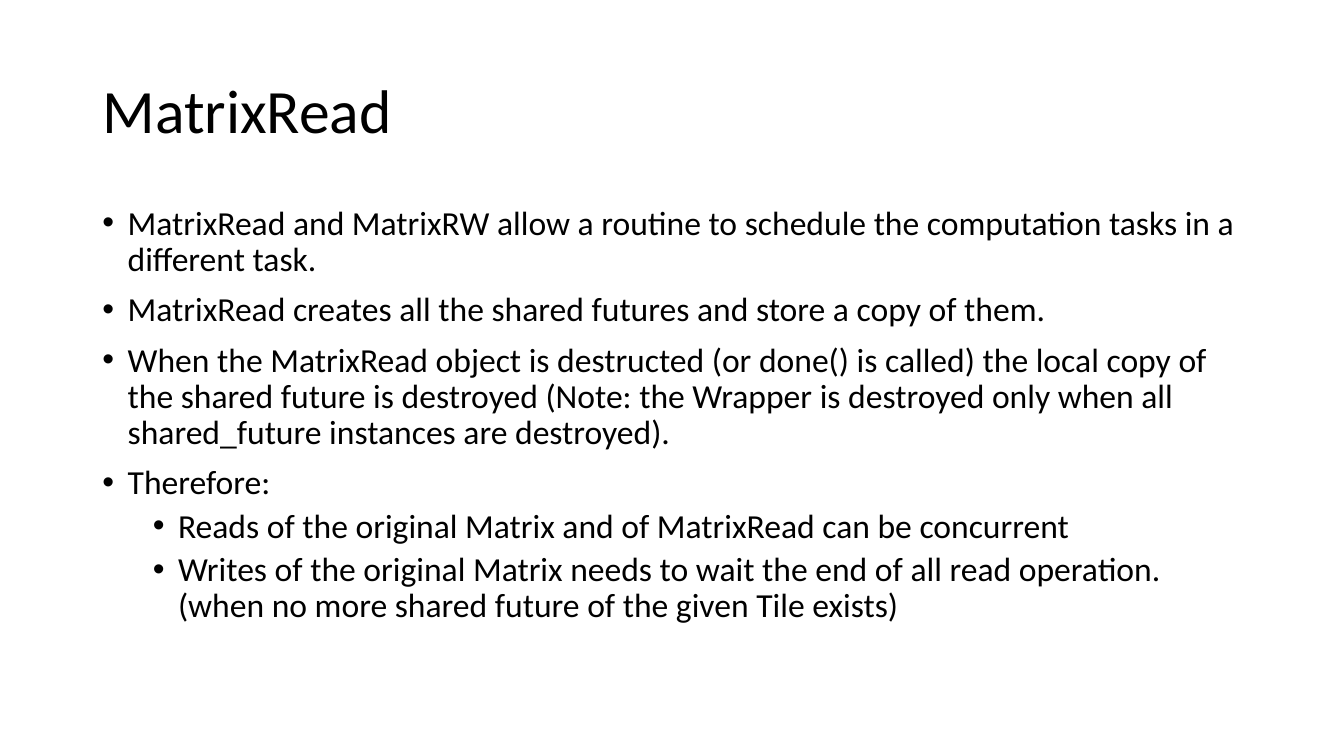
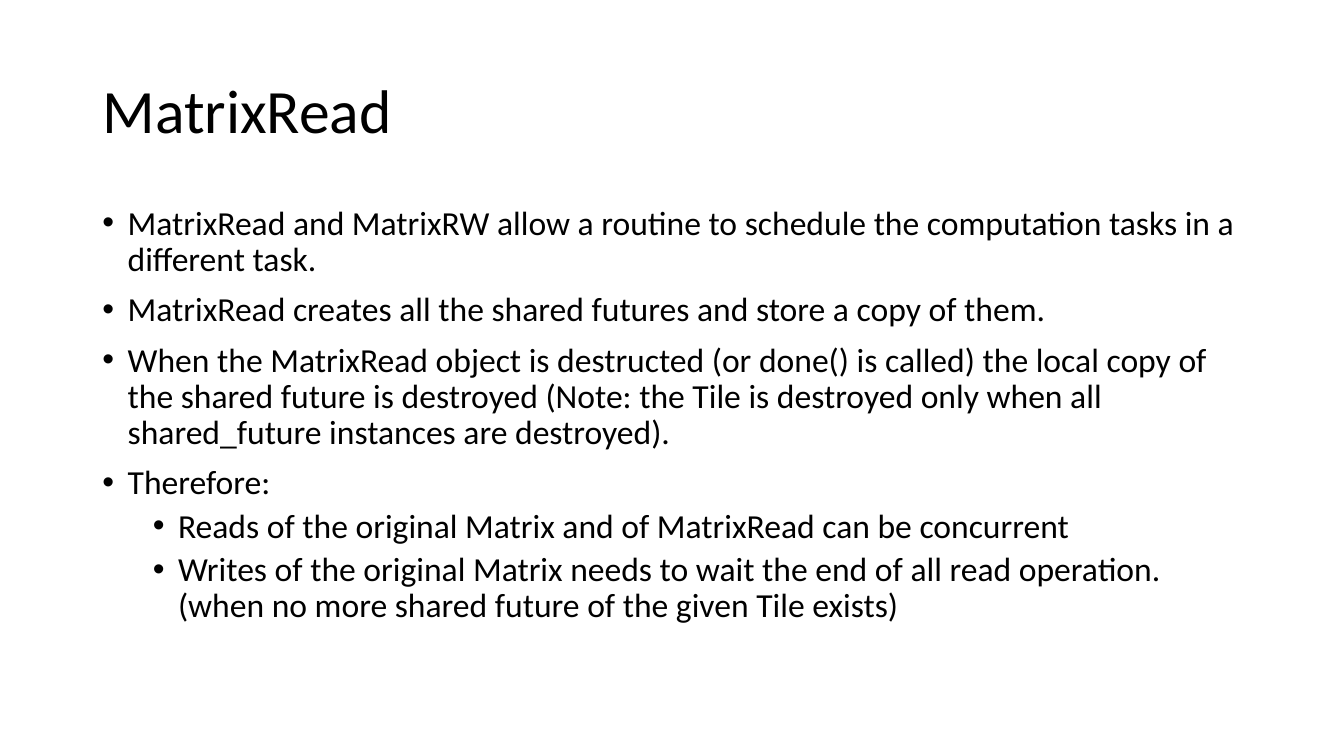
Before and after one commit to eth-cscs/DLA-Future, a slide deck: slide 12 of misc/code.pptx. Drawn at 1344x756 pixels with LibreOffice and Linux fonts; fonts in the diff are those of the drawing. Boxes give left, top, right and bottom in pixels: in the first picture for what was removed or moved away, otherwise in the second. Text is boxed around its words. In the diff, an @@ line names an element or a change of style, - is before the commit and + after.

```diff
--- a/misc/code.pptx
+++ b/misc/code.pptx
@@ text at [128, 347, 1207, 450]: text changed @@
-• When the MatrixRead object is destructed (or done() is called) the local copy of the shared future is destroyed (Note: the Wrapper is destroyed only when all shared_future instances are destroyed).
+• When the MatrixRead object is destructed (or done() is called) the local copy of the shared future is destroyed (Note: the Tile is destroyed only when all shared_future instances are destroyed).
```
Also in this commit, not shown: 6 other slides changed, 2 other files.
